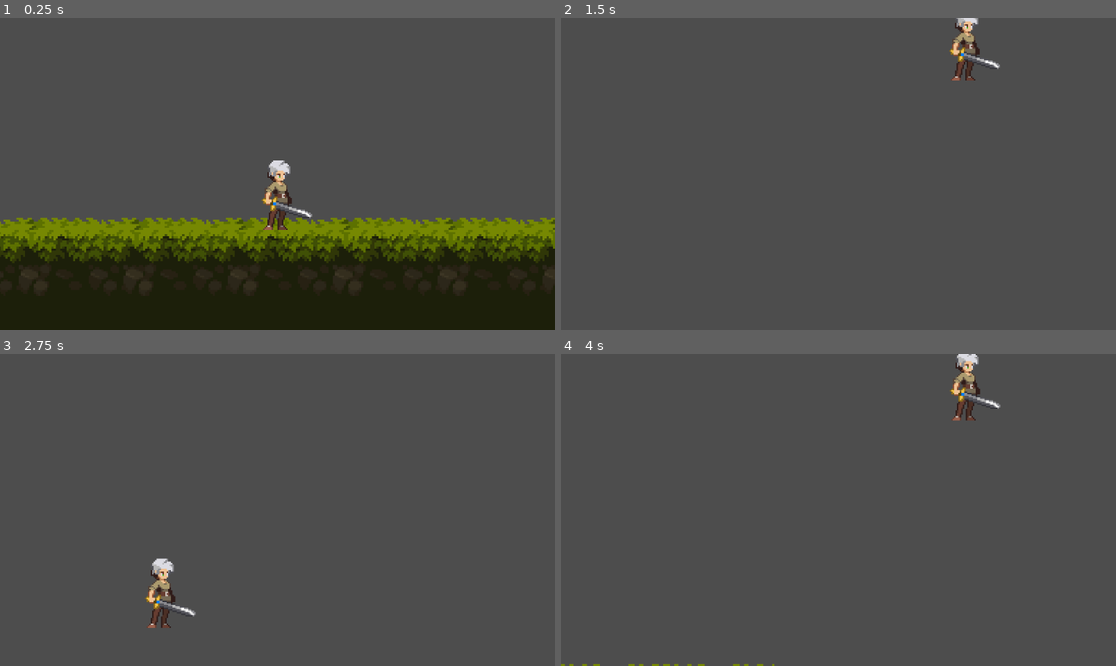
Above: before the commit, frames 1-4 (two rows, left to right).
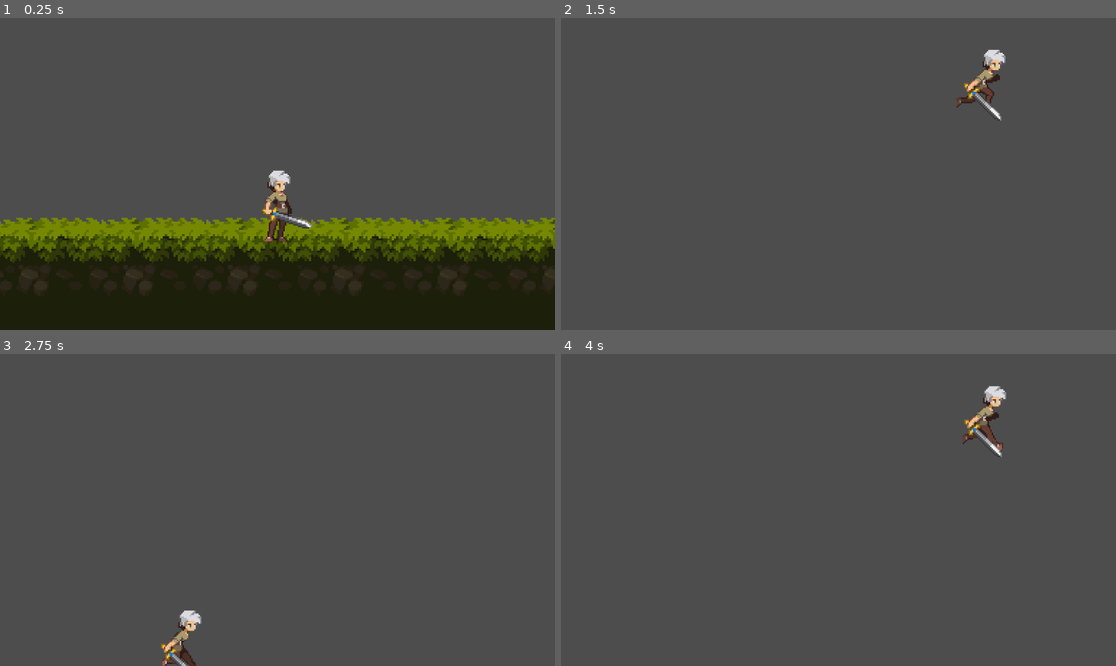
Above: after the commit, the same moments.

Repository: RyzenDev/Sample-Game
Game: Godot game, scene res://Levels/primary_test_lvl.tscn
Two runs of this game, one before a commit and one after it. Both use one fixed random seed, a clock stepped at 60 frames per second and the inputs below.
Inputs:
- Up to frame 1 (0.25 s): no input
- Up to frame 2 (1.5 s): hold D (right) from 0.53 s (still down); tap Space (jump) at 0.6, 0.77, 1.07, 1.35 s
- Up to frame 3 (2.75 s): tap Space (jump) at 1.52, 1.82, 2.1 s; release D (right) at 2.03 s; hold A (left) from 2.03 s (still down)
- Up to frame 4 (4 s): release A (left) at 2.78 s; hold D (right) from 2.78 s (still down); tap Space (jump) at 2.85, 3.02, 3.32, 3.6, 3.77 s

The runs differ from the first frame. In frame 1, 1.1% of the frame differs, in the area x 47-57%, y 45-72%; in frame 2, 1.3%; in frame 3, 1.3%; in frame 4, 1.5%, in the area x 0-81%, y 0-100%.

Commit message:
added some features

Diff:
--- a/Godot sample game/Character/player.gd
+++ b/Godot sample game/Character/player.gd
@@ -4,12 +4,16 @@
 @export var speed : float = 250.0
 @export var jump_velocity : float = -250.0
 @export var double_jump_velocity : float = -200
-@export var triple_jump_velocity : float = -500
+@export var triple_jump_velocity : float = -400
+
+@onready var animated_sprite : AnimatedSprite2D = $AnimatedSprite2D
 
 # Get the gravity from the project settings to be synced with RigidBody nodes.
 var gravity = ProjectSettings.get_setting("physics/2d/default_gravity")
 var has_double_jumped : bool = false
 var has_triple_jumped : bool = false
+var animation_locked : bool = false
+var direction : Vector2 = Vector2.ZERO
 
 func _physics_process(delta):
 	# Add the gravity.
@@ -33,10 +37,20 @@
 
 	# Get the input direction and handle the movement/deceleration.
 	# As good practice, you should replace UI actions with custom gameplay actions.
-	var direction = Input.get_axis("left", "right")
+	direction = Input.get_vector("left", "right", "up", "down")
+
 	if direction:
-		velocity.x = direction * speed
+		velocity.x = direction.x * speed
 	else:
 		velocity.x = move_toward(velocity.x, 0, speed)
 
 	move_and_slide()
+	update_animation()
+
+
+func update_animation():
+	if not animation_locked:
+		if direction.x != 0:
+			animated_sprite.play("run")
+		else:
+			animated_sprite.play("idle")
--- a/Godot sample game/Character/player.tscn
+++ b/Godot sample game/Character/player.tscn
@@ -1,6 +1,222 @@
-[gd_scene load_steps=3 format=3 uid="uid://dgib2tyh51d8"]
+[gd_scene load_steps=35 format=3 uid="uid://dgib2tyh51d8"]
 
 [ext_resource type="Texture2D" uid="uid://irrkfmbnpq5u" path="res://Art/Legacy-Fantasy - High Forest 2.3/Character/Idle/Idle-Sheet.png" id="1_yf1iw"]
+[ext_resource type="Texture2D" uid="uid://g230i41jnp6y" path="res://Art/Legacy-Fantasy - High Forest 2.3/Character/Jump-End/Jump-End-Sheet.png" id="2_8av06"]
+[ext_resource type="Texture2D" uid="uid://bavp5fu3o753q" path="res://Art/Legacy-Fantasy - High Forest 2.3/Character/Jump-Start/Jump-Start-Sheet.png" id="3_7nk55"]
+[ext_resource type="Texture2D" uid="uid://dypo8slbp4f5" path="res://Art/Legacy-Fantasy - High Forest 2.3/Character/Jumlp-All/Jump-All-Sheet.png" id="4_bnx80"]
+[ext_resource type="Texture2D" uid="uid://5co8i4optpg1" path="res://Art/Legacy-Fantasy - High Forest 2.3/Character/Run/Run-Sheet.png" id="5_h3jc3"]
+
+[sub_resource type="AtlasTexture" id="AtlasTexture_oop0v"]
+atlas = ExtResource("1_yf1iw")
+region = Rect2(0, 0, 64, 80)
+
+[sub_resource type="AtlasTexture" id="AtlasTexture_rlts0"]
+atlas = ExtResource("1_yf1iw")
+region = Rect2(64, 0, 64, 80)
+
+[sub_resource type="AtlasTexture" id="AtlasTexture_gq5ey"]
+atlas = ExtResource("1_yf1iw")
+region = Rect2(128, 0, 64, 80)
+
+[sub_resource type="AtlasTexture" id="AtlasTexture_7dpoy"]
+atlas = ExtResource("1_yf1iw")
+region = Rect2(192, 0, 64, 80)
+
+[sub_resource type="AtlasTexture" id="AtlasTexture_1dnrc"]
+atlas = ExtResource("2_8av06")
+region = Rect2(0, 0, 64, 64)
+
+[sub_resource type="AtlasTexture" id="AtlasTexture_03pad"]
+atlas = ExtResource("2_8av06")
+region = Rect2(64, 0, 64, 64)
+
+[sub_resource type="AtlasTexture" id="AtlasTexture_gdthb"]
+atlas = ExtResource("2_8av06")
+region = Rect2(128, 0, 64, 64)
+
+[sub_resource type="AtlasTexture" id="AtlasTexture_c1oc8"]
+atlas = ExtResource("3_7nk55")
+region = Rect2(0, 0, 64, 64)
+
+[sub_resource type="AtlasTexture" id="AtlasTexture_tjbkx"]
+atlas = ExtResource("3_7nk55")
+region = Rect2(64, 0, 64, 64)
+
+[sub_resource type="AtlasTexture" id="AtlasTexture_7cvot"]
+atlas = ExtResource("3_7nk55")
+region = Rect2(128, 0, 64, 64)
+
+[sub_resource type="AtlasTexture" id="AtlasTexture_1w8aj"]
+atlas = ExtResource("3_7nk55")
+region = Rect2(192, 0, 64, 64)
+
+[sub_resource type="AtlasTexture" id="AtlasTexture_4rgmd"]
+atlas = ExtResource("4_bnx80")
+region = Rect2(256, 0, 64, 64)
+
+[sub_resource type="AtlasTexture" id="AtlasTexture_pos4h"]
+atlas = ExtResource("4_bnx80")
+region = Rect2(320, 0, 64, 64)
+
+[sub_resource type="AtlasTexture" id="AtlasTexture_tcd4k"]
+atlas = ExtResource("4_bnx80")
+region = Rect2(384, 0, 64, 64)
+
+[sub_resource type="AtlasTexture" id="AtlasTexture_42xgs"]
+atlas = ExtResource("4_bnx80")
+region = Rect2(448, 0, 64, 64)
+
+[sub_resource type="AtlasTexture" id="AtlasTexture_nf81o"]
+atlas = ExtResource("4_bnx80")
+region = Rect2(704, 0, 64, 64)
+
+[sub_resource type="AtlasTexture" id="AtlasTexture_7garm"]
+atlas = ExtResource("4_bnx80")
+region = Rect2(640, 0, 64, 64)
+
+[sub_resource type="AtlasTexture" id="AtlasTexture_lxo2e"]
+atlas = ExtResource("4_bnx80")
+region = Rect2(576, 0, 64, 64)
+
+[sub_resource type="AtlasTexture" id="AtlasTexture_55j8k"]
+atlas = ExtResource("4_bnx80")
+region = Rect2(512, 0, 64, 64)
+
+[sub_resource type="AtlasTexture" id="AtlasTexture_b70x5"]
+atlas = ExtResource("5_h3jc3")
+region = Rect2(0, 0, 80, 80)
+
+[sub_resource type="AtlasTexture" id="AtlasTexture_8k2w4"]
+atlas = ExtResource("5_h3jc3")
+region = Rect2(80, 0, 80, 80)
+
+[sub_resource type="AtlasTexture" id="AtlasTexture_swwbm"]
+atlas = ExtResource("5_h3jc3")
+region = Rect2(160, 0, 80, 80)
+
+[sub_resource type="AtlasTexture" id="AtlasTexture_kntu7"]
+atlas = ExtResource("5_h3jc3")
+region = Rect2(240, 0, 80, 80)
+
+[sub_resource type="AtlasTexture" id="AtlasTexture_mlkgv"]
+atlas = ExtResource("5_h3jc3")
+region = Rect2(320, 0, 80, 80)
+
+[sub_resource type="AtlasTexture" id="AtlasTexture_iic0t"]
+atlas = ExtResource("5_h3jc3")
+region = Rect2(400, 0, 80, 80)
+
+[sub_resource type="AtlasTexture" id="AtlasTexture_x1e0u"]
+atlas = ExtResource("5_h3jc3")
+region = Rect2(480, 0, 80, 80)
+
+[sub_resource type="AtlasTexture" id="AtlasTexture_vw1ve"]
+atlas = ExtResource("5_h3jc3")
+region = Rect2(560, 0, 80, 80)
+
+[sub_resource type="SpriteFrames" id="SpriteFrames_fnp8f"]
+animations = [{
+"frames": [{
+"duration": 1.0,
+"texture": SubResource("AtlasTexture_oop0v")
+}, {
+"duration": 1.0,
+"texture": SubResource("AtlasTexture_rlts0")
+}, {
+"duration": 1.0,
+"texture": SubResource("AtlasTexture_gq5ey")
+}, {
+"duration": 1.0,
+"texture": SubResource("AtlasTexture_7dpoy")
+}],
+"loop": true,
+"name": &"idle",
+"speed": 10.0
+}, {
+"frames": [{
+"duration": 1.0,
+"texture": SubResource("AtlasTexture_1dnrc")
+}, {
+"duration": 1.0,
+"texture": SubResource("AtlasTexture_03pad")
+}, {
+"duration": 1.0,
+"texture": SubResource("AtlasTexture_gdthb")
+}],
+"loop": true,
+"name": &"jump_end",
+"speed": 10.0
+}, {
+"frames": [{
+"duration": 1.0,
+"texture": SubResource("AtlasTexture_c1oc8")
+}, {
+"duration": 1.0,
+"texture": SubResource("AtlasTexture_tjbkx")
+}, {
+"duration": 1.0,
+"texture": SubResource("AtlasTexture_7cvot")
+}, {
+"duration": 1.0,
+"texture": SubResource("AtlasTexture_1w8aj")
+}, {
+"duration": 1.0,
+"texture": SubResource("AtlasTexture_4rgmd")
+}, {
+"duration": 1.0,
+"texture": SubResource("AtlasTexture_pos4h")
+}, {
+"duration": 1.0,
+"texture": SubResource("AtlasTexture_tcd4k")
+}, {
+"duration": 1.0,
+"texture": SubResource("AtlasTexture_42xgs")
+}, {
+"duration": 1.0,
+"texture": SubResource("AtlasTexture_nf81o")
+}, {
+"duration": 1.0,
+"texture": SubResource("AtlasTexture_7garm")
+}, {
+"duration": 1.0,
+"texture": SubResource("AtlasTexture_lxo2e")
+}, {
+"duration": 1.0,
+"texture": SubResource("AtlasTexture_55j8k")
+}],
+"loop": true,
+"name": &"jump_start",
+"speed": 10.0
+}, {
+"frames": [{
+"duration": 1.0,
+"texture": SubResource("AtlasTexture_b70x5")
+}, {
+"duration": 1.0,
+"texture": SubResource("AtlasTexture_8k2w4")
+}, {
+"duration": 1.0,
+"texture": SubResource("AtlasTexture_swwbm")
+}, {
+"duration": 1.0,
+"texture": SubResource("AtlasTexture_kntu7")
+}, {
+"duration": 1.0,
+"texture": SubResource("AtlasTexture_mlkgv")
+}, {
+"duration": 1.0,
+"texture": SubResource("AtlasTexture_iic0t")
+}, {
+"duration": 1.0,
+"texture": SubResource("AtlasTexture_x1e0u")
+}, {
+"duration": 1.0,
+"texture": SubResource("AtlasTexture_vw1ve")
+}],
+"loop": true,
+"name": &"run",
+"speed": 10.0
+}]
 
 [sub_resource type="CapsuleShape2D" id="CapsuleShape2D_be74w"]
 radius = 8.0
@@ -8,9 +224,12 @@
 
 [node name="Player" type="CharacterBody2D"]
 
-[node name="Sprite" type="Sprite2D" parent="."]
-texture = ExtResource("1_yf1iw")
-hframes = 4
+[node name="AnimatedSprite2D" type="AnimatedSprite2D" parent="."]
+position = Vector2(-32, -32)
+sprite_frames = SubResource("SpriteFrames_fnp8f")
+animation = &"jump_end"
+autoplay = "idle"
+centered = false
 
 [node name="CollisionShape2D" type="CollisionShape2D" parent="."]
 position = Vector2(0, 2)
